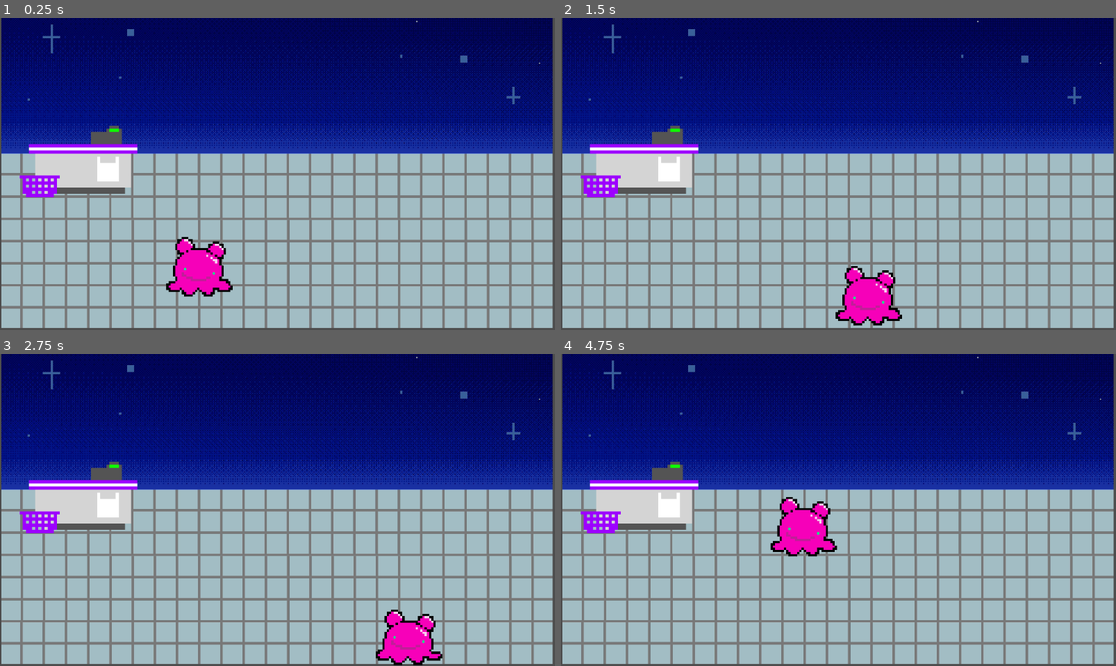
Above: before the commit, frames 1-4 (two rows, left to right).
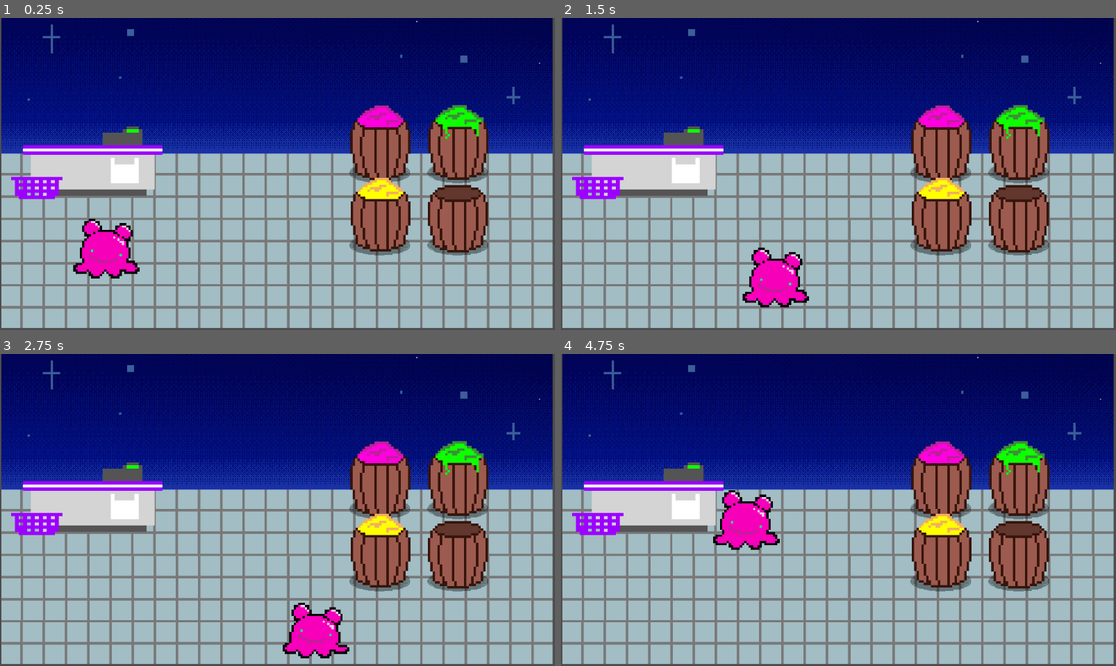
Above: after the commit, the same moments.

Repository: asiderys/ROOT16-Game-Jam
Game: Godot game, scene res://store-layout/day_store.tscn
The game is run twice, just before and just after one commit, with the same random seed, the same clock (stepped at 60 frames per second) and the same inputs.
Inputs:
- Up to frame 1 (0.25 s): no input
- Up to frame 2 (1.5 s): tap Enter at 0.5 s; hold Right (ui_right) 0.53-1.28 s; hold Down (ui_down) from 1.28 s (still down)
- Up to frame 3 (2.75 s): tap Space at 2 s; release Down (ui_down) at 2.03 s; hold Right (ui_right) from 2.03 s (still down)
- Up to frame 4 (4.75 s): release Right (ui_right) at 2.78 s; hold Up (ui_up) 2.78-3.53 s; hold Left (ui_left) from 3.53 s (still down)

The runs differ from the first frame. In frame 1, 15% of the frame differs, in the area x 2-89%, y 27-90%; in frame 2, 15%; in frame 3, 14%; in frame 4, 15%.

Commit message:
cleaned up movement and added bins

Diff:
--- a/project.godot
+++ b/project.godot
@@ -17,7 +17,7 @@
 
 [display]
 
-window/size/mode=3
+window/size/mode=4
 
 [physics]
 
--- a/store-layout/TileMovement.gd
+++ b/store-layout/TileMovement.gd
@@ -10,23 +10,14 @@
 
 @onready var ray = $RayCast2D
 @onready var anim = $AnimatedSprite2D
+@export var speed = 300
+
+const EMPTY_BIN = preload("res://store-layout/empty_bin.tscn")
 
 # Called when the node enters the scene tree for the first time.
 func _ready() -> void:
 	position = position.snapped(Vector2.ONE * tileSize)
 	position += Vector2.ONE * tileSize/2
-
-#func _unhandled_input(event: InputEvent) -> void:
-	#for dir in inputs.keys():
-		#if event.is_action_pressed(dir):
-			#move(dir)
-#func move(dir):
-	#var target = inputs[dir] * tileSize
-	#anim.play('move_anim')
-	#if not test_move(global_transform, target):
-		#position += target
-
-@export var speed = 300
 
 func get_input() -> Vector2:
 	var input_direction = Input.get_vector("ui_left", "ui_right", "ui_up", "ui_down")
--- /dev/null
+++ b/store-layout/day_store.gd
@@ -0,0 +1,47 @@
+extends Node2D
+
+var testDict = {"Yellow": 1, "Orange": 0, "Pink": 1, "Green": 1}
+
+const EMPTY_BIN = preload("res://store-layout/empty_bin.tscn")
+const YELLOW = preload("res://store-layout/yellow_bin.tscn")
+const ORANGE = preload("res://store-layout/orange_bin.tscn")
+const PINK = preload("res://store-layout/pink_bin.tscn")
+const GREEN = preload("res://store-layout/green_bin.tscn")
+# Called when the node enters the scene tree for the first time.
+func _ready() -> void:
+	spawn_bins();
+
+func spawn_bins():
+	for bin in testDict:
+		var bin_t = 0;
+		if bin == "Yellow":
+			if testDict[bin]:
+				bin_t = YELLOW.instantiate()
+			else:
+				bin_t = EMPTY_BIN.instantiate()
+			bin_t.global_position = $YellowMarker.global_position
+			add_child(bin_t)
+		elif bin == "Orange":
+			if testDict[bin]:
+				bin_t = ORANGE.instantiate()
+			else:
+				bin_t = EMPTY_BIN.instantiate()
+			bin_t.global_position = $OrangeMarker.global_position
+			add_child(bin_t)
+		elif bin == "Pink":
+			if testDict[bin]:
+				bin_t = PINK.instantiate()
+			else:
+				bin_t = EMPTY_BIN.instantiate()
+			bin_t.global_position = $PinkMarker.global_position
+			add_child(bin_t)
+		elif bin == "Green":
+			if testDict[bin]:
+				bin_t = GREEN.instantiate()
+			else:
+				bin_t = EMPTY_BIN.instantiate()
+			bin_t.global_position = $GreenMarker.global_position
+			add_child(bin_t)
+# Called every frame. 'delta' is the elapsed time since the previous frame.
+func _process(delta: float) -> void:
+	pass
--- a/store-layout/day_store.tscn
+++ b/store-layout/day_store.tscn
@@ -1,6 +1,7 @@
 [gd_scene format=3 uid="uid://beg4c82odsfjx"]
 
 [ext_resource type="PackedScene" uid="uid://ci3hv60ioh843" path="res://store-layout/store_background.tscn" id="1_2dbit"]
+[ext_resource type="Script" uid="uid://3ktuorcdujhg" path="res://store-layout/day_store.gd" id="1_ipnrw"]
 [ext_resource type="Script" uid="uid://bk6ar2qhfyoco" path="res://store-layout/TileMovement.gd" id="1_p4ya5"]
 [ext_resource type="Texture2D" uid="uid://clagecxujumtv" path="res://store-layout/Blorpl 1.png" id="3_2dbit"]
 [ext_resource type="Texture2D" uid="uid://byvrdtmtw5qcr" path="res://store-layout/FRONT CASHIER REGISTER.png" id="3_i5ce1"]
@@ -24,11 +25,11 @@
 }]
 
 [sub_resource type="RectangleShape2D" id="RectangleShape2D_2dbit"]
-size = Vector2(233, 45)
+size = Vector2(306, 45)
 
 [sub_resource type="SegmentShape2D" id="SegmentShape2D_eucd7"]
-a = Vector2(1150, 181)
-b = Vector2(-3, 181)
+a = Vector2(1151, 198)
+b = Vector2(0, 198)
 
 [sub_resource type="SegmentShape2D" id="SegmentShape2D_ipnrw"]
 a = Vector2(0, 648)
@@ -42,35 +43,51 @@
 b = Vector2(0, 650)
 
 [node name="Node2D" type="Node2D" unique_id=555568952]
+y_sort_enabled = true
+script = ExtResource("1_ipnrw")
+
+[node name="YellowMarker" type="Marker2D" parent="." unique_id=1132510193]
+position = Vector2(789, 477)
+
+[node name="OrangeMarker" type="Marker2D" parent="." unique_id=760816094]
+y_sort_enabled = true
+position = Vector2(951, 477)
+
+[node name="PinkMarker" type="Marker2D" parent="." unique_id=890674798]
+y_sort_enabled = true
+position = Vector2(789, 327)
+
+[node name="GreenMarker" type="Marker2D" parent="." unique_id=652043070]
+position = Vector2(951, 327)
 
 [node name="Background" parent="." unique_id=2065809239 instance=ExtResource("1_2dbit")]
+z_index = -1
 
 [node name="CharacterBody2D" type="CharacterBody2D" parent="." unique_id=2045894891]
+y_sort_enabled = true
 script = ExtResource("1_p4ya5")
 
 [node name="CollisionShape2D" type="CollisionShape2D" parent="CharacterBody2D" unique_id=74512500]
-position = Vector2(396, 509)
+position = Vector2(204, 485)
 shape = SubResource("CircleShape2D_2dbit")
 
-[node name="AnimatedSprite2D" type="AnimatedSprite2D" parent="CharacterBody2D" unique_id=68956338]
-position = Vector2(398.00003, 503.00003)
+[node name="AnimatedSprite2D" type="AnimatedSprite2D" parent="CharacterBody2D" unique_id=1378890808]
+y_sort_enabled = true
+position = Vector2(204.8697, 505.85135)
 scale = Vector2(0.101851806, 0.101851806)
 sprite_frames = SubResource("SpriteFrames_ipnrw")
 animation = &"move_anim"
+offset = Vector2(0, -400)
 
 [node name="Register" type="Node2D" parent="." unique_id=1770918848]
 
 [node name="StaticBody2D" type="StaticBody2D" parent="Register" unique_id=1421475735]
+y_sort_enabled = true
 position = Vector2(1, 184)
 
 [node name="CollisionShape2D" type="CollisionShape2D" parent="Register/StaticBody2D" unique_id=448227590]
-position = Vector2(163.5, 168.5)
+position = Vector2(174, 164)
 shape = SubResource("RectangleShape2D_2dbit")
-
-[node name="Sprite2D" type="Sprite2D" parent="Register/StaticBody2D" unique_id=1665357388]
-position = Vector2(161.99994, 104)
-scale = Vector2(0.22976188, 0.2297619)
-texture = ExtResource("3_i5ce1")
 
 [node name="Walls" type="Node2D" parent="." unique_id=273816452]
 
@@ -87,3 +104,10 @@
 
 [node name="west_wall" type="CollisionShape2D" parent="Walls/StaticBody2D" unique_id=864987462]
 shape = SubResource("SegmentShape2D_c0k3n")
+
+[node name="Sprite2D" type="Sprite2D" parent="." unique_id=1168872560]
+y_sort_enabled = true
+position = Vector2(180, 361.00003)
+scale = Vector2(0.29559526, 0.23511901)
+texture = ExtResource("3_i5ce1")
+offset = Vector2(0, -300)
--- /dev/null
+++ b/store-layout/empty_bin.tscn
@@ -0,0 +1,21 @@
+[gd_scene format=3 uid="uid://b5xyem8weu0x6"]
+
+[ext_resource type="Texture2D" uid="uid://bullm8gtheaap" path="res://bins/Empty Bucket.png" id="1_buj75"]
+
+[sub_resource type="RectangleShape2D" id="RectangleShape2D_buj75"]
+size = Vector2(78, 40)
+
+[node name="Node2D" type="Node2D" unique_id=713389866]
+y_sort_enabled = true
+
+[node name="StaticBody2D" type="StaticBody2D" parent="." unique_id=715620631]
+
+[node name="Sprite2D" type="Sprite2D" parent="StaticBody2D" unique_id=974811696]
+y_sort_enabled = true
+scale = Vector2(0.17962962, 0.17962962)
+texture = ExtResource("1_buj75")
+offset = Vector2(0, -400)
+
+[node name="CollisionShape2D" type="CollisionShape2D" parent="StaticBody2D" unique_id=1562730420]
+position = Vector2(0, -36)
+shape = SubResource("RectangleShape2D_buj75")
--- /dev/null
+++ b/store-layout/green_bin.tscn
@@ -0,0 +1,21 @@
+[gd_scene format=3 uid="uid://c8wipmwfthel7"]
+
+[ext_resource type="Texture2D" uid="uid://ds22tw6qsu38d" path="res://bins/Green Bucket.png" id="1_gsw1v"]
+
+[sub_resource type="RectangleShape2D" id="RectangleShape2D_buj75"]
+size = Vector2(78, 40)
+
+[node name="Node2D" type="Node2D" unique_id=713389866]
+y_sort_enabled = true
+
+[node name="StaticBody2D" type="StaticBody2D" parent="." unique_id=715620631]
+
+[node name="Sprite2D" type="Sprite2D" parent="StaticBody2D" unique_id=974811696]
+y_sort_enabled = true
+scale = Vector2(0.17962962, 0.17962962)
+texture = ExtResource("1_gsw1v")
+offset = Vector2(0, -400)
+
+[node name="CollisionShape2D" type="CollisionShape2D" parent="StaticBody2D" unique_id=1562730420]
+position = Vector2(-1, -70)
+shape = SubResource("RectangleShape2D_buj75")
--- /dev/null
+++ b/store-layout/orange_bin.tscn
@@ -0,0 +1,21 @@
+[gd_scene format=3 uid="uid://0xhu2v2qt1wi"]
+
+[ext_resource type="Texture2D" uid="uid://dix5yw047g05i" path="res://bins/Orange Bucket.png" id="1_bcacl"]
+
+[sub_resource type="RectangleShape2D" id="RectangleShape2D_buj75"]
+size = Vector2(78, 40)
+
+[node name="Node2D" type="Node2D" unique_id=713389866]
+y_sort_enabled = true
+
+[node name="StaticBody2D" type="StaticBody2D" parent="." unique_id=715620631]
+
+[node name="Sprite2D" type="Sprite2D" parent="StaticBody2D" unique_id=974811696]
+y_sort_enabled = true
+scale = Vector2(0.17962962, 0.17962962)
+texture = ExtResource("1_bcacl")
+offset = Vector2(0, -400)
+
+[node name="CollisionShape2D" type="CollisionShape2D" parent="StaticBody2D" unique_id=1562730420]
+position = Vector2(0, -36)
+shape = SubResource("RectangleShape2D_buj75")
--- /dev/null
+++ b/store-layout/pink_bin.tscn
@@ -0,0 +1,21 @@
+[gd_scene format=3 uid="uid://cxfu43dn10q6n"]
+
+[ext_resource type="Texture2D" uid="uid://cidjb8sqm0n6n" path="res://bins/Pink Bucket.png" id="1_hmiwl"]
+
+[sub_resource type="RectangleShape2D" id="RectangleShape2D_buj75"]
+size = Vector2(78, 40)
+
+[node name="Node2D" type="Node2D" unique_id=713389866]
+y_sort_enabled = true
+
+[node name="StaticBody2D" type="StaticBody2D" parent="." unique_id=715620631]
+
+[node name="Sprite2D" type="Sprite2D" parent="StaticBody2D" unique_id=974811696]
+y_sort_enabled = true
+scale = Vector2(0.17962962, 0.17962962)
+texture = ExtResource("1_hmiwl")
+offset = Vector2(0, -400)
+
+[node name="CollisionShape2D" type="CollisionShape2D" parent="StaticBody2D" unique_id=1562730420]
+position = Vector2(-1, -70)
+shape = SubResource("RectangleShape2D_buj75")
--- a/store-layout/store_background.tscn
+++ b/store-layout/store_background.tscn
@@ -2,11 +2,15 @@
 
 [ext_resource type="Texture2D" uid="uid://btvfelcjnlqhv" path="res://store-layout/Background.jpg" id="1_hp8yw"]
 
+[sub_resource type="TileSet" id="TileSet_hp8yw"]
+
 [node name="Node2D" type="Node2D" unique_id=2065809239]
 
 [node name="TileMapLayer" type="TileMapLayer" parent="." unique_id=606107732]
+tile_set = SubResource("TileSet_hp8yw")
 
 [node name="Sprite2D" type="Sprite2D" parent="." unique_id=70584380]
+z_index = -1
 position = Vector2(575.2223, 322.18747)
 scale = Vector2(0.19070373, 0.19070372)
 texture = ExtResource("1_hp8yw")
--- /dev/null
+++ b/store-layout/yellow_bin.tscn
@@ -0,0 +1,21 @@
+[gd_scene format=3 uid="uid://b4m0fuo3ir4oj"]
+
+[ext_resource type="Texture2D" uid="uid://1e3g4s4ld6tg" path="res://bins/Yellow Bucket.png" id="1_rkvy4"]
+
+[sub_resource type="RectangleShape2D" id="RectangleShape2D_buj75"]
+size = Vector2(78, 40)
+
+[node name="Node2D" type="Node2D" unique_id=713389866]
+y_sort_enabled = true
+
+[node name="StaticBody2D" type="StaticBody2D" parent="." unique_id=715620631]
+
+[node name="Sprite2D" type="Sprite2D" parent="StaticBody2D" unique_id=974811696]
+y_sort_enabled = true
+scale = Vector2(0.17962962, 0.17962962)
+texture = ExtResource("1_rkvy4")
+offset = Vector2(0, -400)
+
+[node name="CollisionShape2D" type="CollisionShape2D" parent="StaticBody2D" unique_id=1562730420]
+position = Vector2(0, -36)
+shape = SubResource("RectangleShape2D_buj75")
Binary file added: bins/Blue Bucket.png
Not shown, added: bins/Blue Bucket.png.import
Binary file added: bins/Dark Purple Bucket.png
Not shown, added: bins/Dark Purple Bucket.png.import
Binary file added: bins/Empty Bucket (1).png
Not shown, added: bins/Empty Bucket (1).png.import
Binary file added: bins/Empty Bucket.png
Not shown, added: bins/Empty Bucket.png.import
Binary file added: bins/Green Bucket.png
Not shown, added: bins/Green Bucket.png.import
Binary file added: bins/Orange Bucket.png
Not shown, added: bins/Orange Bucket.png.import
(and 9 more such lines)
